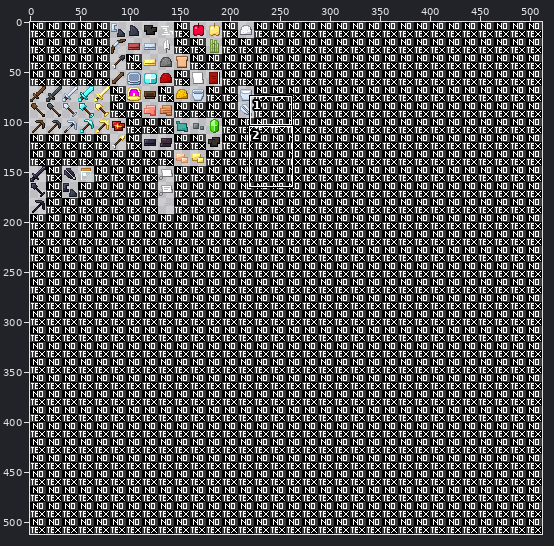
Two states of a sprite sheet, gui/items.png. The first picture is a wide view before the edit; the outline marks the close-up.
Close-up. First the earlier version:
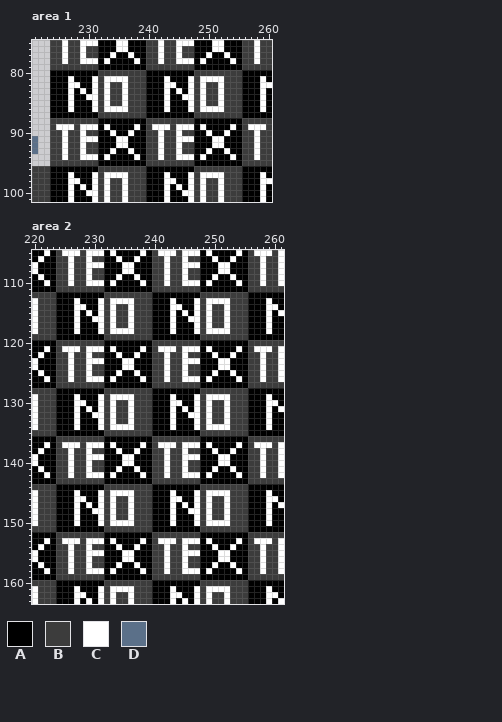
The file is 512x512 pixels. Colours within 5 levels of each other are drawn and written as one. Shown: area 1: x 221..260, y 75..101; area 2: x 220..261, y 105..163.
Palette (. is transparent): A #000000  B #3c3c3c  C #ffffff  D #5b7089
Pixels before, area 1, first column x 221:
 75 ...BBCBBCCCAAACCAAABBCBBCCCAAACCAAABBCBB
 76 ...BBCBBCBBAAACCAAABBCBBCBBAAACCAAABBCBB
 77 ...BBCBBCBBAACAACAABBCBBCBBAACAACAABBCBB
 78 ...BBCBBCCCACAAAACABBCBBCCCACAAAACABBCBB
 79 ...BBBBBBBBAAAAAAAABBBBBBBBAAAAAAAABBBBB
 80 ...AAAAAAAABBBBBBBBAAAAAAAABBBBBBBBAAAAA
 81 ...AAACAAACBCCCCBBBAAACAAACBCCCCBBBAAACA
 82 ...AAACCAACBCBBCBBBAAACCAACBCBBCBBBAAACC
 83 ...AAACACACBCBBCBBBAAACACACBCBBCBBBAAACA
 84 ...AAACAACCBCBBCBBBAAACAACCBCBBCBBBAAACA
 85 ...AAACAAACBCBBCBBBAAACAAACBCBBCBBBAAACA
 86 ...AAACAAACBCCCCBBBAAACAAACBCCCCBBBAAACA
 87 ...AAAAAAAABBBBBBBBAAAAAAAABBBBBBBBAAAAA
 88 ...BBBBBBBBAAAAAAAABBBBBBBBAAAAAAAABBBBB
 89 ...BCCCBCCCACAAAACABCCCBCCCACAAAACABCCCB
 90 ...BBCBBCBBAACAACAABBCBBCBBAACAACAABBCBB
 91 D..BBCBBCCCAAACCAAABBCBBCCCAAACCAAABBCBB
 92 D..BBCBBCBBAAACCAAABBCBBCBBAAACCAAABBCBB
 93 D..BBCBBCBBAACAACAABBCBBCBBAACAACAABBCBB
 94 ...BBCBBCCCACAAAACABBCBBCCCACAAAACABBCBB
 95 ...BBBBBBBBAAAAAAAABBBBBBBBAAAAAAAABBBBB
 96 BBBAAAAAAAABBBBBBBBAAAAAAAABBBBBBBBAAAAA
 97 BBBAAACAAACBCCCCBBBAAACAAACBCCCCBBBAAACA
 98 BBBAAACCAACBCBBCBBBAAACCAACBCBBCBBBAAACC
 99 BBBAAACACACBCBBCBBBAAACACACBCBBCBBBAAACA
100 BBBAAACAACCBCBBCBBBAAACAACCBCBBCBBBAAACA
101 BBBAAACAAACBCBBCBBBAAACAAACBCBBCBBBAAACA
Pixels before, area 2 (only the part around the change), first column x 220:
107 CAAABBCBBCCCAAACCAAABBCBBCCCAAACCAAABBC
108 CAAABBCBBCBBAAACCAAABBCBBCBBAAACCAAABBC
109 ACAABBCBBCBBAACAACAABBCBBCBBAACAACAABBC
110 AACABBCBBCCCACAAAACABBCBBCCCACAAAACABBC
111 AAAABBBBBBBBAAAAAAAABBBBBBBBAAAAAAAABBB
112 BBBBAAAAAAAABBBBBBBBAAAAAAAABBBBBBBBAAA
113 CBBBAAACAAACBCCCCBBBAAACAAACBCCCCBBBAAA
114 CBBBAAACCAACBCBBCBBBAAACCAACBCBBCBBBAAA
115 CBBBAAACACACBCBBCBBBAAACACACBCBBCBBBAAA
116 CBBBAAACAACCBCBBCBBBAAACAACCBCBBCBBBAAA
117 CBBBAAACAAACBCBBCBBBAAACAAACBCBBCBBBAAA
118 CBBBAAACAAACBCCCCBBBAAACAAACBCCCCBBBAAA
119 BBBBAAAAAAAABBBBBBBBAAAAAAAABBBBBBBBAAA
120 AAAABBBBBBBBAAAAAAAABBBBBBBBAAAAAAAABBB
121 AACABCCCBCCCACAAAACABCCCBCCCACAAAACABCC
122 ACAABBCBBCBBAACAACAABBCBBCBBAACAACAABBC
123 CAAABBCBBCCCAAACCAAABBCBBCCCAAACCAAABBC
124 CAAABBCBBCBBAAACCAAABBCBBCBBAAACCAAABBC
125 ACAABBCBBCBBAACAACAABBCBBCBBAACAACAABBC
126 AACABBCBBCCCACAAAACABBCBBCCCACAAAACABBC
127 AAAABBBBBBBBAAAAAAAABBBBBBBBAAAAAAAABBB
128 BBBBAAAAAAAABBBBBBBBAAAAAAAABBBBBBBBAAA
129 CBBBAAACAAACBCCCCBBBAAACAAACBCCCCBBBAAA
130 CBBBAAACCAACBCBBCBBBAAACCAACBCBBCBBBAAA
131 CBBBAAACACACBCBBCBBBAAACACACBCBBCBBBAAA
132 CBBBAAACAACCBCBBCBBBAAACAACCBCBBCBBBAAA
133 CBBBAAACAAACBCBBCBBBAAACAAACBCBBCBBBAAA
134 CBBBAAACAAACBCCCCBBBAAACAAACBCCCCBBBAAA
135 BBBBAAAAAAAABBBBBBBBAAAAAAAABBBBBBBBAAA
136 AAAABBBBBBBBAAAAAAAABBBBBBBBAAAAAAAABBB
137 AACABCCCBCCCACAAAACABCCCBCCCACAAAACABCC
138 ACAABBCBBCBBAACAACAABBCBBCBBAACAACAABBC
139 CAAABBCBBCCCAAACCAAABBCBBCCCAAACCAAABBC
140 CAAABBCBBCBBAAACCAAABBCBBCBBAAACCAAABBC
141 ACAABBCBBCBBAACAACAABBCBBCBBAACAACAABBC
142 AACABBCBBCCCACAAAACABBCBBCCCACAAAACABBC
143 AAAABBBBBBBBAAAAAAAABBBBBBBBAAAAAAAABBB
144 BBBBAAAAAAAABBBBBBBBAAAAAAAABBBBBBBBAAA
145 CBBBAAACAAACBCCCCBBBAAACAAACBCCCCBBBAAA
146 CBBBAAACCAACBCBBCBBBAAACCAACBCBBCBBBAAA
147 CBBBAAACACACBCBBCBBBAAACACACBCBBCBBBAAA
148 CBBBAAACAACCBCBBCBBBAAACAACCBCBBCBBBAAA
149 CBBBAAACAAACBCBBCBBBAAACAAACBCBBCBBBAAA
150 CBBBAAACAAACBCCCCBBBAAACAAACBCCCCBBBAAA
151 BBBBAAAAAAAABBBBBBBBAAAAAAAABBBBBBBBAAA
152 AAAABBBBBBBBAAAAAAAABBBBBBBBAAAAAAAABBB
153 AACABCCCBCCCACAAAACABCCCBCCCACAAAACABCC
154 ACAABBCBBCBBAACAACAABBCBBCBBAACAACAABBC
155 CAAABBCBBCCCAAACCAAABBCBBCCCAAACCAAABBC
156 CAAABBCBBCBBAAACCAAABBCBBCBBAAACCAAABBC
157 ACAABBCBBCBBAACAACAABBCBBCBBAACAACAABBC
158 AACABBCBBCCCACAAAACABBCBBCCCACAAAACABBC
159 AAAABBBBBBBBAAAAAAAABBBBBBBBAAAAAAAABBB
160 BBBBAAAAAAAABBBBBBBBAAAAAAAABBBBBBBBAAA
161 CBBBAAACAAACBCCCCBBBAAACAAACBCCCCBBBAAA
162 CBBBAAACCAACBCBBCBBBAAACCAACBCBBCBBBAAA
163 CBBBAAACACACBCBBCBBBAAACACACBCBBCBBBAAA
And afterwards:
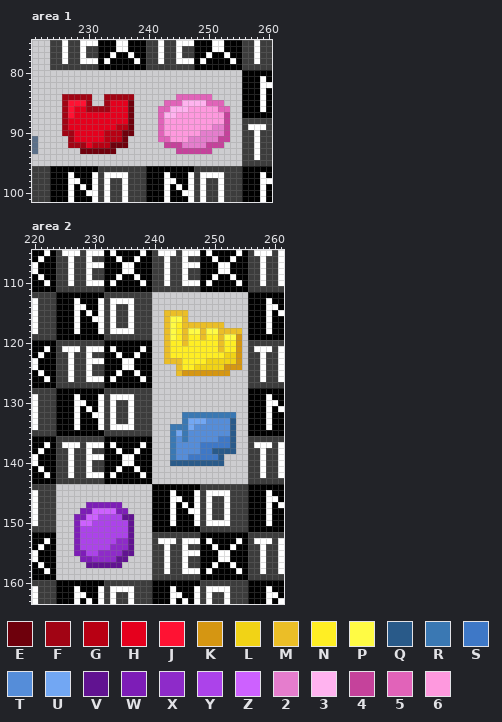
Colours new in this view: E #6e000c  F #a10414  G #b80013  H #e5001d  J #ff1233  K #d59612  L #f1d316  M #ebbe27  N #ffee24  P #fffb44  Q #295a89  R #3a78b3  S #3e78c7  T #558dd9  U #72a7f3  V #611391  W #7d1db7  X #8e2bc9  Y #ac43ea  Z #cd61ff  2 #e57dcd  3 #ffb3ef  4 #c5429b  5 #e163b9  6 #fe99de
The edit:
Area 1:
y 80: x 224..255 AAAAAAAABBBBBBBBAAAAAAAABBBBBBBB -> ................................
y 81: x 224..255 AAACAAACBCCCCBBBAAACAAACBCCCCBBB -> ................................
y 82: x 224..255 AAACCAACBCBBCBBBAAACCAACBCBBCBBB -> ................................
y 83: x 224..255 AAACACACBCBBCBBBAAACACACBCBBCBBB -> ................................
y 84: x 224..255 AAACAACCBCBBCBBBAAACAACCBCBBCBBB -> ..FFFFF..FFFFF.......555555.....
y 85: x 224..255 AAACAAACBCBBCBBBAAACAAACBCBBCBBB -> ..FJJJF..FHHHE.....5553333555...
y 86: x 224..255 AAACAAACBCCCCBBBAAACAAACBCCCCBBB -> ..FJHHFFFFHHHE....553336666655..
y 87: x 224..255 AAAAAAAABBBBBBBBAAAAAAAABBBBBBBB -> ..FJHHHHHHHHHE....533666666664..
y 88: x 224..255 BBBBBBBBAAAAAAAABBBBBBBBAAAAAAAA -> ..FHHHHHHHHHHE....566666666664..
y 89: x 224..255 BCCCBCCCACAAAACABCCCBCCCACAAAACA -> ..FHHHHHHHHGGE....566666666224..
y 90: x 224..255 BBCBBCBBAACAACAABBCBBCBBAACAACAA -> ..FFHHHHHGGGEE....566666622224..
y 91: x 224..255 BBCBBCCCAAACCAAABBCBBCCCAAACCAAA -> ...FHHHHHGGGE.....556662222244..
y 92: x 224..255 BBCBBCBBAAACCAAABBCBBCBBAAACCAAA -> ...FFFHGGGEEE......4442222444...
y 93: x 224..255 BBCBBCBBAACAACAABBCBBCBBAACAACAA -> .....EEEEEE..........444444.....
y 94: x 224..255 BBCBBCCCACAAAACABBCBBCCCACAAAACA -> ................................
y 95: x 224..255 BBBBBBBBAAAAAAAABBBBBBBBAAAAAAAA -> ................................
Area 2:
y 112: x 240..255 AAAAAAAABBBBBBBB -> ................
y 113: x 240..255 AAACAAACBCCCCBBB -> ................
y 114: x 240..255 AAACCAACBCBBCBBB -> ................
y 115: x 240..255 AAACACACBCBBCBBB -> ..MMMM..........
y 116: x 240..255 AAACAACCBCBBCBBB -> ..MPPM..........
y 117: x 240..255 AAACAAACBCBBCBBB -> ..MPNMMMMMMM....
y 118: x 240..255 AAACAAACBCCCCBBB -> ..MPNMPPMPPMMMM.
y 119: x 240..255 AAAAAAAABBBBBBBB -> ..MPNMNNMNNMPPK.
y 120: x 240..255 BBBBBBBBAAAAAAAA -> ..MNNMNNNNNMNNK.
y 121: x 240..255 BCCCBCCCACAAAACA -> ..MNNNNNNNNMNNK.
y 122: x 240..255 BBCBBCBBAACAACAA -> ..MNNNNNNNNNLLK.
y 123: x 240..255 BBCBBCCCAAACCAAA -> ..MMMNNNNLLLLLK.
y 124: x 240..255 BBCBBCBBAAACCAAA -> ....MNNLLLLLKKK.
y 125: x 240..255 BBCBBCBBAACAACAA -> ....MKKKKKKKK...
y 126: x 240..255 BBCBBCCCACAAAACA -> ................
y 127: x 240..255 BBBBBBBBAAAAAAAA -> ................
y 128: x 240..255 AAAAAAAABBBBBBBB -> ................
y 129: x 240..255 AAACAAACBCCCCBBB -> ................
y 130: x 240..255 AAACCAACBCBBCBBB -> ................
y 131: x 240..255 AAACACACBCBBCBBB -> ................
y 132: x 240..255 AAACAACCBCBBCBBB -> .....RRRRRRRRR..
y 133: x 240..255 AAACAAACBCBBCBBB -> .....RUUUTTTTQ..
y 134: x 240..255 AAACAAACBCCCCBBB -> ...RRRUTTTTTTQ..
y 135: x 240..255 AAAAAAAABBBBBBBB -> ...RURTTTTTTTQ..
y 136: x 240..255 BBBBBBBBAAAAAAAA -> ...RTRTTTTTSSQ..
y 137: x 240..255 BCCCBCCCACAAAACA -> ...RTTTTSSSSSQ..
y 138: x 240..255 BBCBBCBBAACAACAA -> ...RTTTTSSQQQQ..
y 139: x 240..255 BBCBBCCCAAACCAAA -> ...RTTSSSSSQ....
y 140: x 240..255 BBCBBCBBAAACCAAA -> ...QQQQQQQQQ....
y 141: x 240..255 BBCBBCBBAACAACAA -> ................
y 142: x 240..255 BBCBBCCCACAAAACA -> ................
y 143: x 240..255 BBBBBBBBAAAAAAAA -> ................
y 144: x 224..239 AAAAAAAABBBBBBBB -> ................
y 145: x 224..239 AAACAAACBCCCCBBB -> ................
y 146: x 224..239 AAACCAACBCBBCBBB -> ................
y 147: x 224..239 AAACACACBCBBCBBB -> .....WWWWWW.....
y 148: x 224..239 AAACAACCBCBBCBBB -> ....WWZZZZWW....
y 149: x 224..239 AAACAAACBCBBCBBB -> ...WWZZYYYYVV...
y 150: x 224..239 AAACAAACBCCCCBBB -> ...WZZYYYYYYV...
y 151: x 224..239 AAAAAAAABBBBBBBB -> ...WYYYYYYYYV...
y 152: x 224..239 BBBBBBBBAAAAAAAA -> ...WYYYYYYYYV...
y 153: x 224..239 BCCCBCCCACAAAACA -> ...WYYYYYYXXV...
y 154: x 224..239 BBCBBCBBAACAACAA -> ...WYYYYYXXXV...
y 155: x 224..239 BBCBBCCCAAACCAAA -> ...WWYYXXXXVV...
y 156: x 224..239 BBCBBCBBAAACCAAA -> ....WWXXXXVV....
y 157: x 224..239 BBCBBCBBAACAACAA -> .....VVVVVV.....
y 158: x 224..239 BBCBBCCCACAAAACA -> ................
y 159: x 224..239 BBBBBBBBAAAAAAAA -> ................
Pixel boxes of the changes (left, top, right, bottom) in both close-ups:
changed: (50, 70, 242, 166)
changed: (56, 292, 248, 580)
